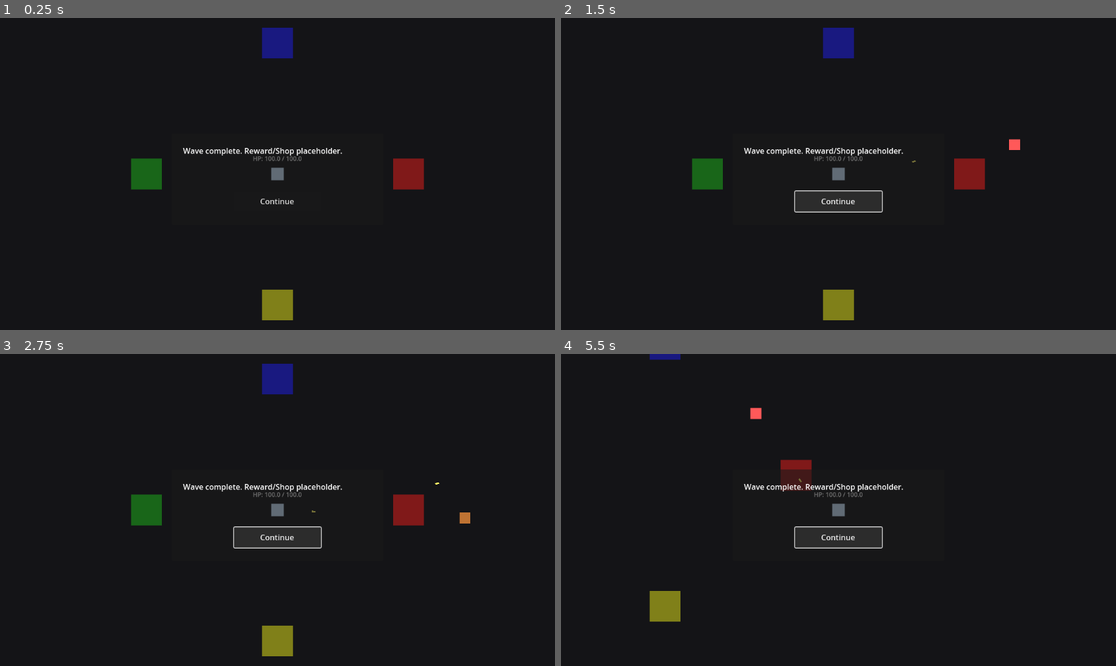
Above: before the commit, frames 1-4 (two rows, left to right).
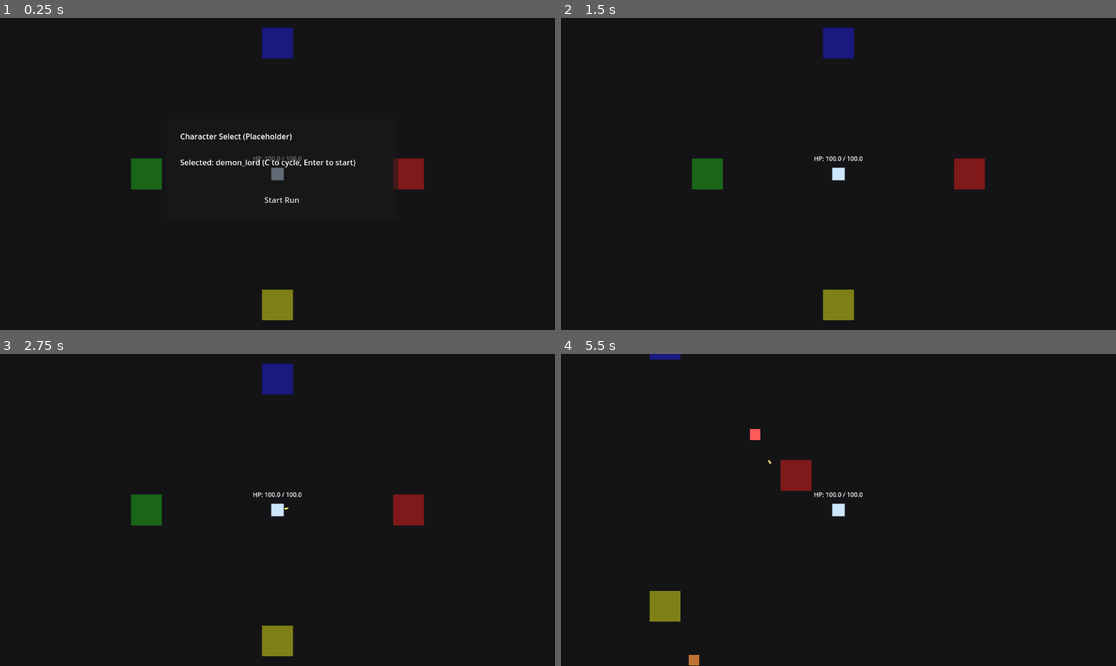
Above: after the commit, the same moments.

Repository: KevinRabbe/bullet-hell-roughe-lite
Game: Godot game, scene res://scenes/game/Main.tscn
The game is run twice, just before and just after one commit, with the same random seed, the same clock (stepped at 60 frames per second) and the same inputs.
Inputs (mouse positions are in pixels of both pictures, inside the frame that each line leads up to):
- Up to frame 1 (0.25 s): no input
- Up to frame 2 (1.5 s): click (844, 198) at 0.5 s, where only the run after the commit has a clickable "Start Run"; click (838, 202) at 1.25 s, where only the run before the commit has a clickable "Continue"
- Up to frame 3 (2.75 s): click (277, 538) at 2 s, where only the run before the commit has a clickable "Continue"
- Up to frame 4 (5.5 s): tap Enter at 2.75, 3.05, 3.6, 5.3 s; hold D (move_right) 2.78-3.53 s; hold C (cycle_character) 2.78-3.53 s; tap Space at 3.02, 3.32, 3.77, 3.8, 4.07, 4.35, 5.27 s; hold S (move_down) 3.53-4.28 s; hold D (move_right) 4.28-5.03 s; hold C (cycle_character) 4.28-5.03 s; hold W (move_up) from 5.03 s (still down); tap C (cycle_character) at 5.1 s

The runs differ from the first frame. In frame 1, 1.0% of the frame differs, in the area x 32-72%, y 36-60%; in frame 2, 0.8%; in frame 3, 0.8%; in frame 4, 1.3%, in the area x 23-62%, y 17-100%.

Commit message:
Task 4.1: Add character selection placeholder
Adds a simple character selection placeholder flow and hides gameplay overlays until the run starts.

Diff:
--- a/scenes/game/Main.tscn
+++ b/scenes/game/Main.tscn
@@ -168,3 +168,32 @@
 boss_scene = ExtResource("3")
 player_path = NodePath("../Player")
 spawn_after_seconds = 45.0
+
+[node name="CharacterSelect" type="CanvasLayer" parent="."]
+
+[node name="Panel" type="Panel" parent="CharacterSelect"]
+offset_left = 346.0
+offset_top = 210.0
+offset_right = 826.0
+offset_bottom = 420.0
+
+[node name="Title" type="Label" parent="CharacterSelect/Panel"]
+offset_left = 28.0
+offset_top = 24.0
+offset_right = 460.0
+offset_bottom = 62.0
+text = "Character Select (Placeholder)"
+
+[node name="CharacterLabel" type="Label" parent="CharacterSelect/Panel"]
+offset_left = 28.0
+offset_top = 78.0
+offset_right = 452.0
+offset_bottom = 128.0
+text = "Selected: gunslinger"
+
+[node name="StartButton" type="Button" parent="CharacterSelect/Panel"]
+offset_left = 150.0
+offset_top = 146.0
+offset_right = 330.0
+offset_bottom = 190.0
+text = "Start Run"
--- a/scripts/game/main_game.gd
+++ b/scripts/game/main_game.gd
@@ -2,9 +2,13 @@
 
 @onready var player: CharacterBody2D = $Player
 @onready var enemy_spawner: Node = $EnemySpawner
+@onready var character_select_layer: CanvasLayer = $CharacterSelect
+@onready var character_label: Label = $CharacterSelect/Panel/CharacterLabel
+@onready var start_button: Button = $CharacterSelect/Panel/StartButton
 var waiting_for_restart: bool = false
-var selectable_characters: Array[String] = ["gunslinger", "riftwalker"]
+var selectable_characters: Array[String] = ["gunslinger"]
 var selected_character_index: int = 0
+var run_started: bool = false
 
 func _ready() -> void:
 	process_mode = Node.PROCESS_MODE_ALWAYS
@@ -15,13 +19,25 @@
 
 	if player.has_signal("player_died"):
 		player.player_died.connect(_on_player_died)
-	_apply_selected_character()
+	if start_button != null:
+		start_button.pressed.connect(_on_start_pressed)
+	_load_selectable_characters()
+	_update_character_debug_label()
+	_hide_run_overlays()
+	_set_gameplay_active(false)
 
 func _unhandled_input(event: InputEvent) -> void:
 	if not (event is InputEventKey):
 		return
 	var key_event := event as InputEventKey
 	if not key_event.pressed or key_event.echo:
+		return
+	if not run_started:
+		if event.is_action_pressed("cycle_character") or key_event.keycode == KEY_C:
+			_cycle_character()
+			_update_character_debug_label()
+		if key_event.keycode == KEY_ENTER or key_event.keycode == KEY_SPACE:
+			_on_start_pressed()
 		return
 
 	if waiting_for_restart and key_event.keycode == KEY_R:
@@ -36,9 +52,6 @@
 	if key_event.keycode == KEY_Q:
 		print("DEBUG QUIT PLACEHOLDER: no menu scene wired yet.")
 		return
-
-	if event.is_action_pressed("cycle_character") or key_event.keycode == KEY_C:
-		_cycle_character()
 
 func _on_player_died() -> void:
 	waiting_for_restart = true
@@ -62,8 +75,62 @@
 		return
 	if player != null and player.has_method("apply_character_by_id"):
 		player.call("apply_character_by_id", selectable_characters[selected_character_index])
+		print("Selected character (placeholder): %s" % selectable_characters[selected_character_index])
 
 func _new_run_seed() -> void:
 	var run_rng := get_node_or_null("/root/RunRng")
 	if run_rng != null and run_rng.has_method("new_run"):
 		run_rng.call("new_run")
+
+func _on_start_pressed() -> void:
+	if run_started:
+		return
+	run_started = true
+	_apply_selected_character()
+	_hide_run_overlays()
+	_set_gameplay_active(true)
+	if character_select_layer != null:
+		character_select_layer.visible = false
+
+func _set_gameplay_active(active: bool) -> void:
+	var mode := Node.PROCESS_MODE_INHERIT if active else Node.PROCESS_MODE_DISABLED
+	for path in ["Player", "EnemySpawner", "PortalEventManager", "RewardController", "ShopController", "BossManager"]:
+		var node := get_node_or_null(path)
+		if node != null:
+			node.process_mode = mode
+	if not active:
+		_hide_run_overlays()
+	if character_select_layer != null:
+		character_select_layer.visible = not active
+
+func _hide_run_overlays() -> void:
+	_hide_control_if_present("WaveIntermission/Panel")
+	_hide_control_if_present("ShopUI/Panel")
+
+func _hide_control_if_present(path: NodePath) -> void:
+	var node := get_node_or_null(path)
+	if node is Control:
+		(node as Control).visible = false
+
+func _load_selectable_characters() -> void:
+	var data_registry := get_node_or_null("/root/DataRegistry")
+	if data_registry == null or not data_registry.has_method("get_character_ids"):
+		return
+	var ids_variant: Variant = data_registry.call("get_character_ids")
+	if ids_variant is Array:
+		var ids: Array = ids_variant
+		if ids.is_empty():
+			return
+		var normalized: Array[String] = []
+		for id_value in ids:
+			var id_string := str(id_value)
+			if id_string != "":
+				normalized.append(id_string)
+		if not normalized.is_empty():
+			selectable_characters = normalized
+			selected_character_index = 0
+
+func _update_character_debug_label() -> void:
+	if character_label == null or selectable_characters.is_empty():
+		return
+	character_label.text = "Selected: %s (C to cycle, Enter to start)" % selectable_characters[selected_character_index]
